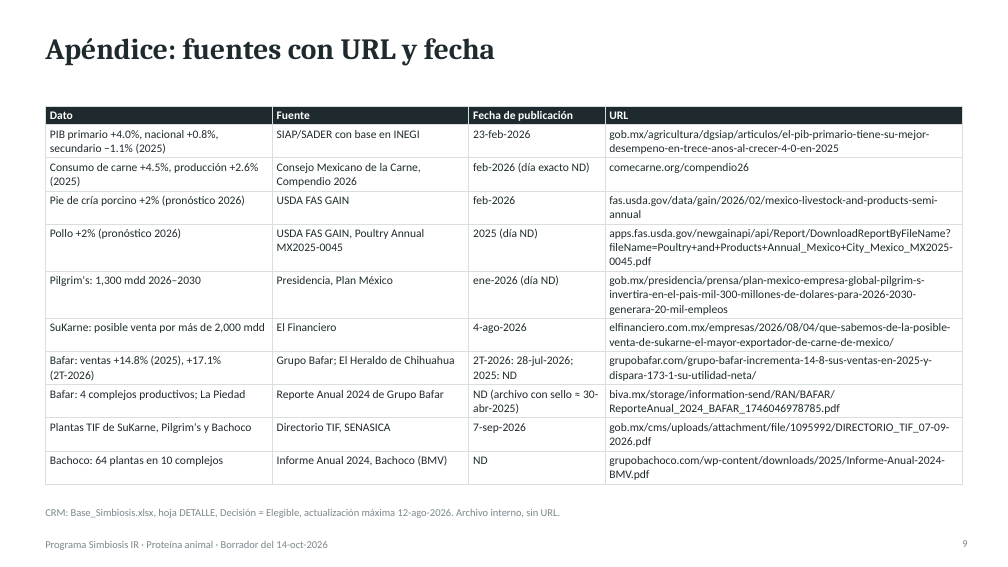
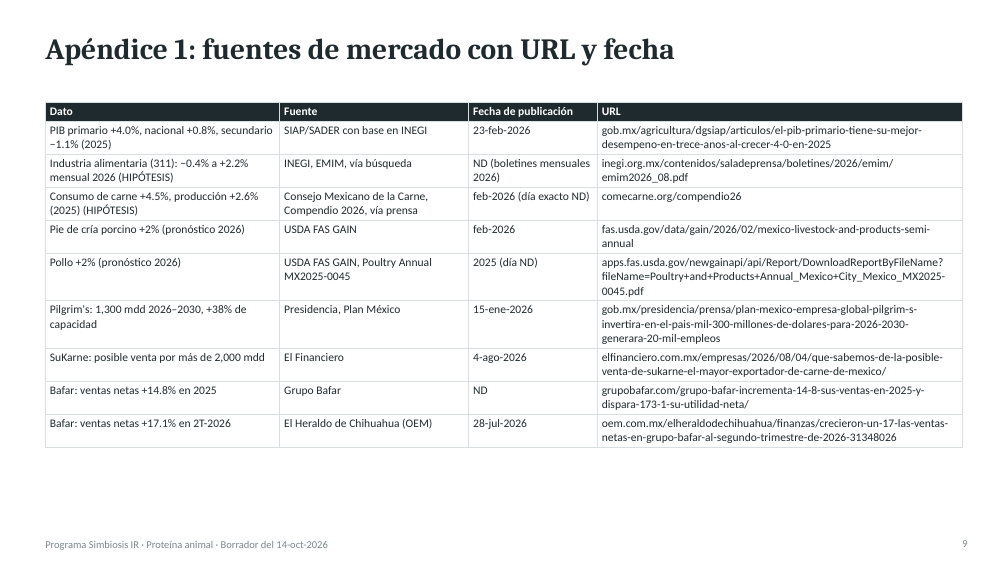
Before and after one commit to Marckqalex/Simbiosis-IR, a slide deck: slide 9 of entregables/Simbiosis_IR_Proteina_Animal_Entregable1.pptx. Drawn at 1008x567 pixels with LibreOffice and Linux fonts; fonts in the diff are those of the drawing. Boxes give left, top, right and bottom in pixels: in the first picture for what was removed or moved away, otherwise in the second. Text is boxed around its words. In the diff, an @@ line names an element or a change of style, - is before the commit and + after.

```diff
--- a/entregables/Simbiosis_IR_Proteina_Animal_Entregable1.pptx
+++ b/entregables/Simbiosis_IR_Proteina_Animal_Entregable1.pptx
@@ title at box(45, 38, 675, 66): text changed @@
-Apéndice: fuentes con URL y fecha
+Apéndice 1: fuentes de mercado con URL y fecha
@@ table at box(45, 102, 963, 447) @@
-row 3: Consumo de carne +4.5%, producción +2.6% (2025) | Consejo Mexicano de la Carne, Compendio 2026 | feb-2026 (día exacto ND) | comecarne.org/compendio26
+row 3: Industria alimentaria (311): −0.4% a +2.2% mensual 2026 (HIPÓTESIS) | INEGI, EMIM, vía búsqueda | ND (boletines mensuales 2026) | inegi.org.mx/contenidos/saladeprensa/boletines/2026/emim/emim2026_08.pdf
+row 4: Consumo de carne +4.5%, producción +2.6% (2025) (HIPÓTESIS) | Consejo Mexicano de la Carne, Compendio 2026, vía prensa | feb-2026 (día exacto ND) | comecarne.org/compendio26
-row 7, column 1: Pilgrim's: 1,300 mdd 2026–2030
+row 7, column 1: Pilgrim's: 1,300 mdd 2026–2030, +38% de capacidad
-row 7, column 3: ene-2026 (día ND)
+row 7, column 3: 15-ene-2026
-row 8: Bafar: ventas +14.8% (2025), +17.1% (2T-2026) | Grupo Bafar; El Heraldo de Chihuahua | 2T-2026: 28-jul-2026; 2025: ND | grupobafar.com/grupo-bafar-incrementa-14-8-sus-ventas-en-2025-y-dispara-173-1-su-utilidad-neta/
-row 9: Bafar: 4 complejos productivos; La Piedad | Reporte Anual 2024 de Grupo Bafar | ND (archivo con sello ≈ 30-abr-2025) | biva.mx/storage/information-send/RAN/BAFAR/ReporteAnual_2024_BAFAR_1746046978785.pdf
-row 10: Plantas TIF de SuKarne, Pilgrim's y Bachoco | Directorio TIF, SENASICA | 7-sep-2026 | gob.mx/cms/uploads/attachment/file/1095992/DIRECTORIO_TIF_07-09-2026.pdf
-row 11: Bachoco: 64 plantas en 10 complejos | Informe Anual 2024, Bachoco (BMV) | ND | grupobachoco.com/wp-content/downloads/2025/Informe-Anual-2024-BMV.pdf
+row 9: Bafar: ventas netas +14.8% en 2025 | Grupo Bafar | ND | grupobafar.com/grupo-bafar-incrementa-14-8-sus-ventas-en-2025-y-dispara-173-1-su-utilidad-neta/
+row 10: Bafar: ventas netas +17.1% en 2T-2026 | El Heraldo de Chihuahua (OEM) | 28-jul-2026 | oem.com.mx/elheraldodechihuahua/finanzas/crecieron-un-17-las-ventas-netas-en-grupo-bafar-al-segundo-trimestre-de-2026-31348026
@@ table: place and size @@
-table at box(45, 106, 963, 484)
+table at box(45, 102, 963, 447)
@@ text removed at box(45, 509, 560, 518) @@
-CRM: Base_Simbiosis.xlsx, hoja DETALLE, Decisión = Elegible, actualización máxima 12-ago-2026. Archivo interno, sin URL.
```
Also in this commit, not shown: 7 other slides changed, 1 slide added, 2 other files.
